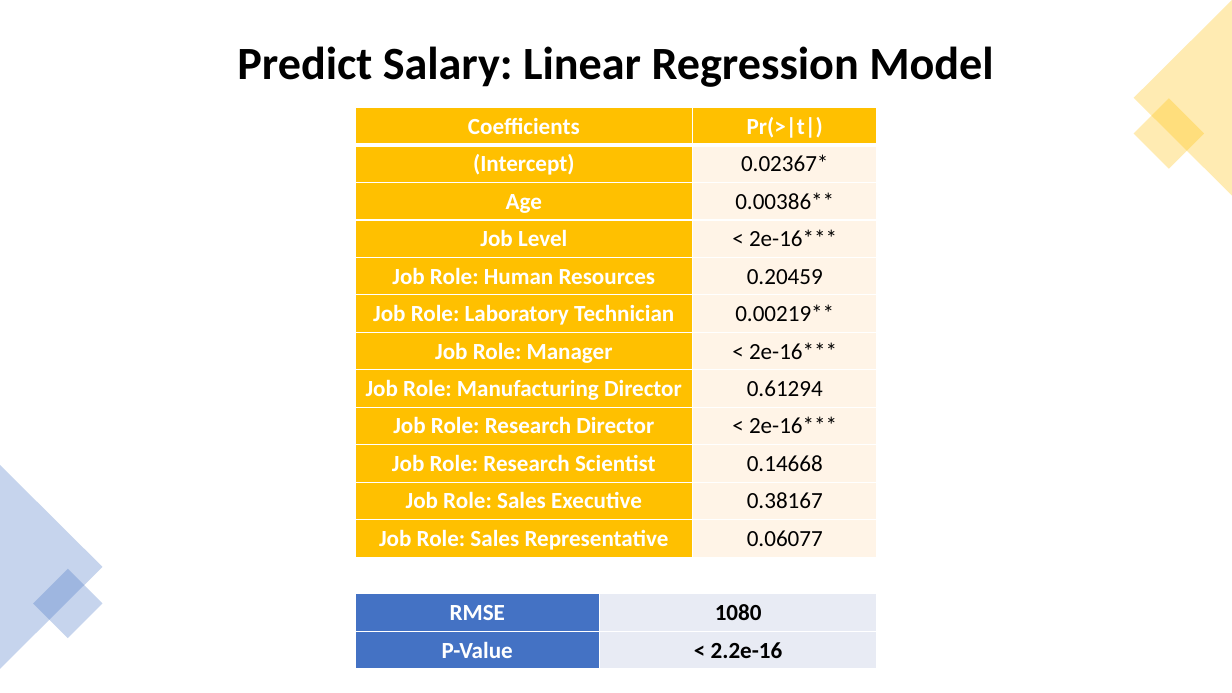
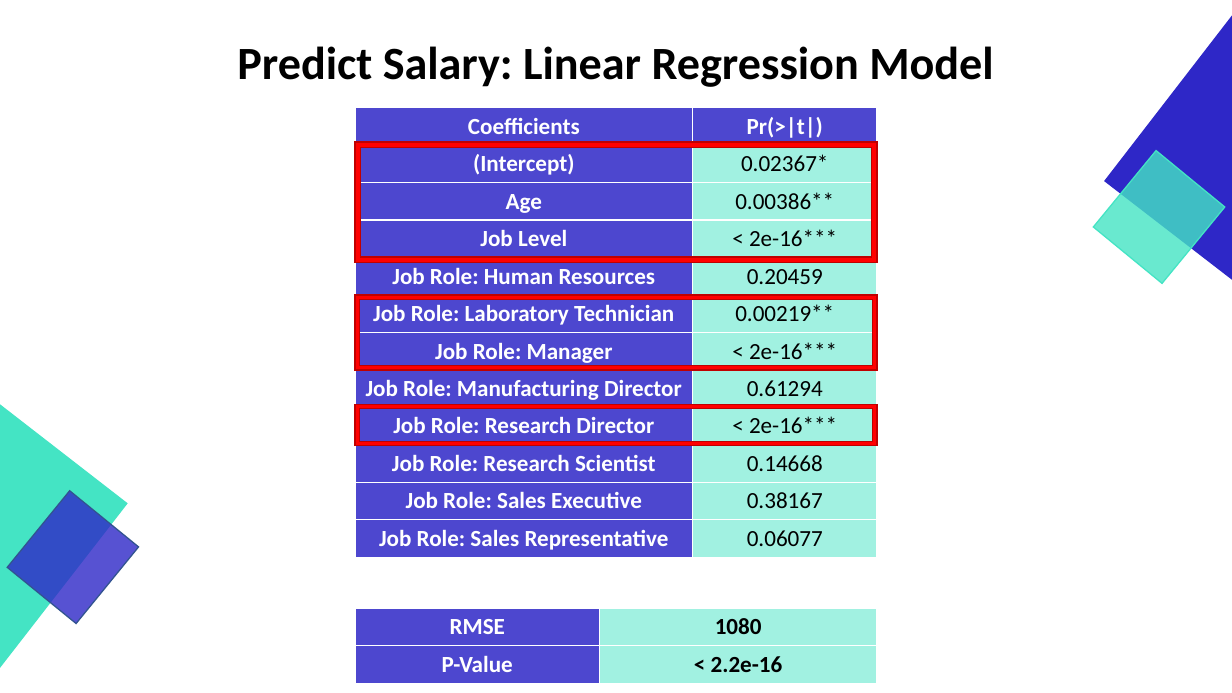
Before and after one commit to GraduateSchoolWork/CaseStudy2_DDS, a slide deck: slide 17 of DDS_Project_2_Presentation.pptx (slide 19 before the commit). Drawn at 1232x693 pixels with LibreOffice and Linux fonts; fonts in the diff are those of the drawing. Boxes give left, top, right and bottom in pixels: in the first picture for what was removed or moved away, otherwise in the second. Text is boxed around its words. In the diff, an @@ line names an element or a change of style, - is before the commit and + after.

Commit message:
update ppt

```diff
--- a/DDS_Project_2_Presentation.pptx
+++ b/DDS_Project_2_Presentation.pptx
@@ right triangle added at (1106, 16, 1232, 280), fill #2E27C7, outline #2E27C7 1 pt @@
@@ triangle removed at (1134, 0, 1232, 196) @@
@@ table at (355, 107, 876, 557) @@
@@ fill #FFC000 to #2E27C7 at 85% opacity in 13 cells @@
@@ fill #FFF4E7 to #44E4C4 at 50% opacity in 11 cells @@
@@ rectangle removed at (1134, 99, 1204, 169) @@
@@ frame added at (355, 142, 877, 262), fill #FF0000, outline #C00000 1 pt @@
@@ rectangle added at (1093, 150, 1225, 283), fill #44E4C4 at 80% opacity, outline #44E4C4 1 pt @@
@@ frame added at (355, 295, 877, 370), fill #FF0000, outline #C00000 1 pt @@
@@ right triangle added at (0, 405, 127, 668), fill #44E4C4, outline #44E4C4 1 pt @@
@@ frame added at (355, 405, 877, 445), fill #FF0000, outline #C00000 1 pt @@
@@ triangle removed at (0, 465, 103, 669) @@
@@ rectangle added at (7, 490, 139, 623), fill #2E27C7 at 80% opacity, outline #325491 1 pt @@
@@ rectangle removed at (33, 568, 103, 638) @@
@@ table at (355, 608, 876, 683) @@
@@ fill #4472C4 to #2E27C7 at 85% opacity in 2 cells @@
@@ fill #E9EBF5 to #44E4C4 at 50% opacity in 2 cells @@
@@ table: place and size @@
-table at (355, 594, 876, 669)
+table at (355, 608, 876, 683)
```
Also in this commit, not shown: 16 other slides changed, 2 slides removed.
